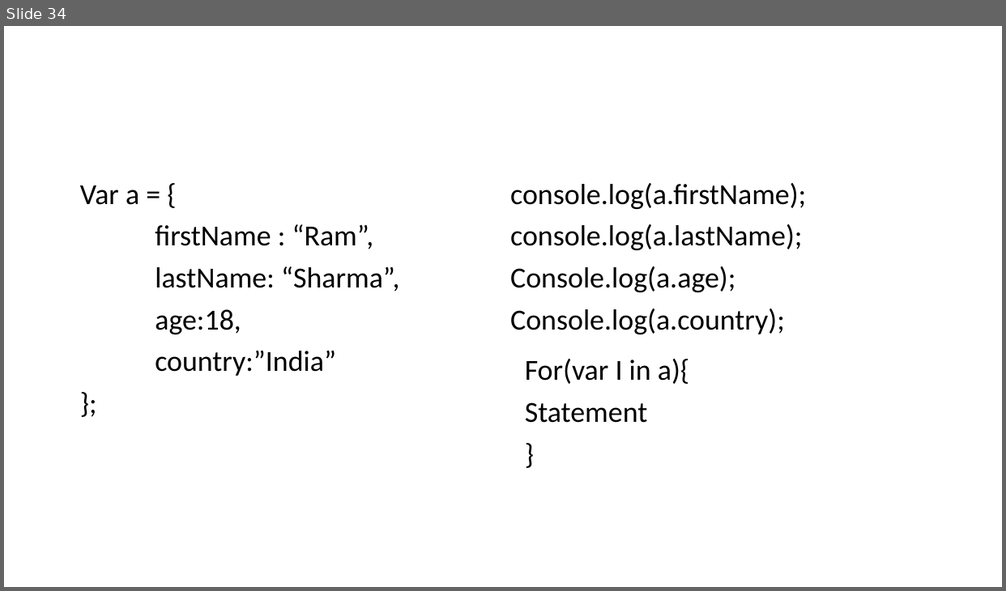
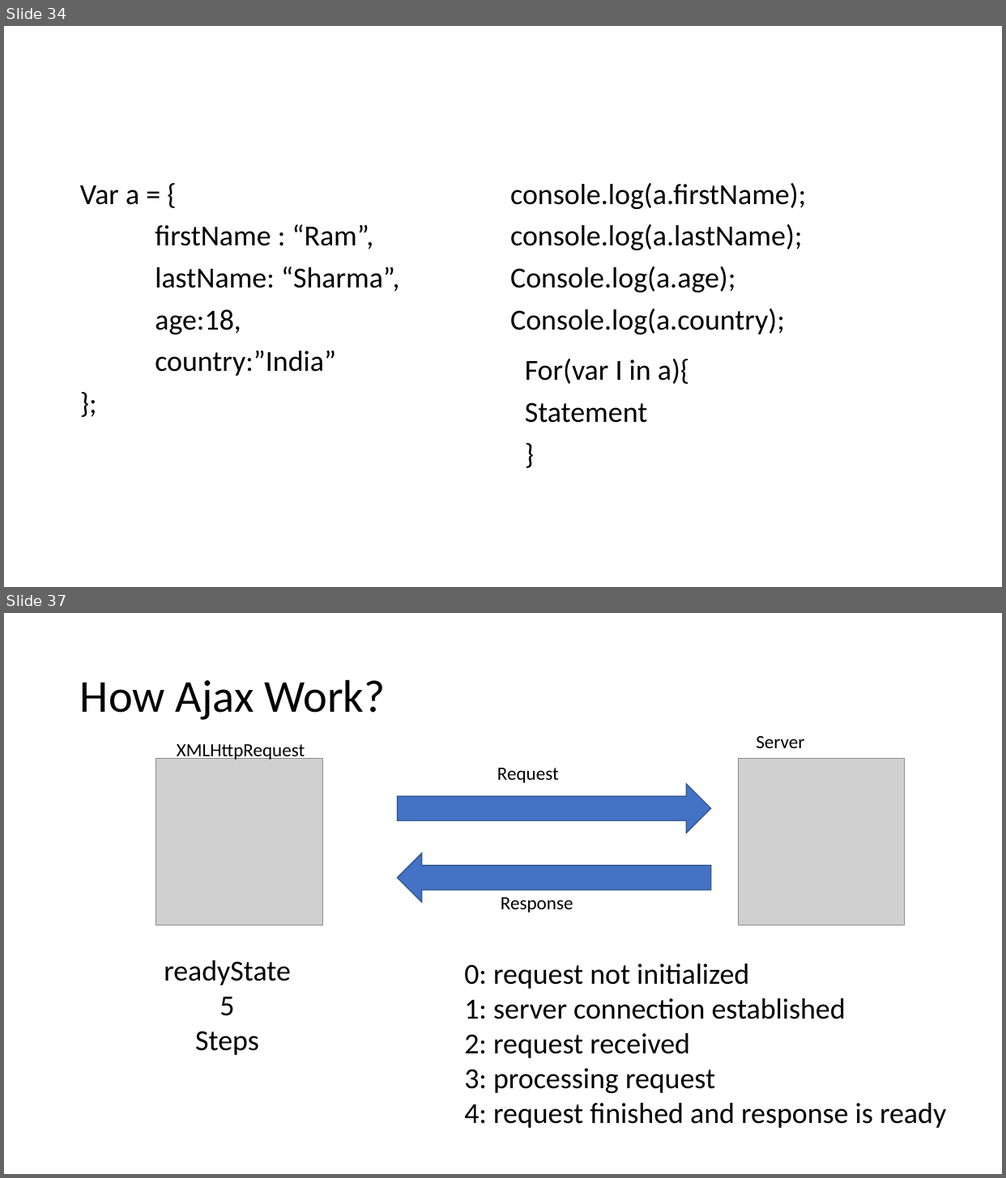
Before and after one commit to PiyushChaturvedii/Batch04, a slide deck: AdvanceJavaScript.pptx. Shown one above the other, each under a label of ours: slide 34 before the commit, slides 34 and 37 after it; the slides between them are not shown. The pictures are 1006x591 and 1006x1178 pixels, drawn with LibreOffice and Linux fonts; fonts in the diff are those of the drawing; grey boxes stand for pictures. Boxes give left, top, right and bottom in pixels: in the first picture for what was removed or moved away, otherwise in the second. Text is boxed around its words. In the diff, an @@ line names an element or a change of style, - is before the commit and + after.

```diff
--- a/AdvanceJavaScript.pptx
+++ b/AdvanceJavaScript.pptx
@@ slide 37 added at box(4, 613, 1002, 1174), background #FFFFFF @@
@@ title added at box(80, 679, 386, 720), 44 pt, text #000000 @@
+How Ajax Work?
@@ picture added at box(156, 758, 323, 925) @@
@@ text added at box(177, 744, 305, 761), 18 pt, text #000000 @@
+XMLHttpRequest
@@ picture added at box(739, 758, 906, 925) @@
@@ text added at box(756, 736, 804, 748), 18 pt, text #000000 @@
+Server
@@ text added at box(497, 768, 559, 783), 18 pt, text #000000 @@
+Request
@@ right arrow added at box(397, 785, 710, 833), fill #4472C4, outline #325491 1 pt @@
@@ right arrow added at box(397, 854, 710, 902), fill #4472C4, outline #325491 1 pt @@
@@ text added at box(501, 897, 573, 913), 18 pt, text #000000 @@
+Response
@@ text added at box(164, 960, 291, 1055), 28 pt, text #000000 @@
+readyState
+5
+Steps
@@ text added at box(464, 964, 946, 1128), 28 pt, text #000000 @@
+0: request not initialized
+1: server connection established
+2: request received
+3: processing request
+4: request finished and response is ready
```
Also in this commit, not shown: 7 other slides added, 4 other files.
